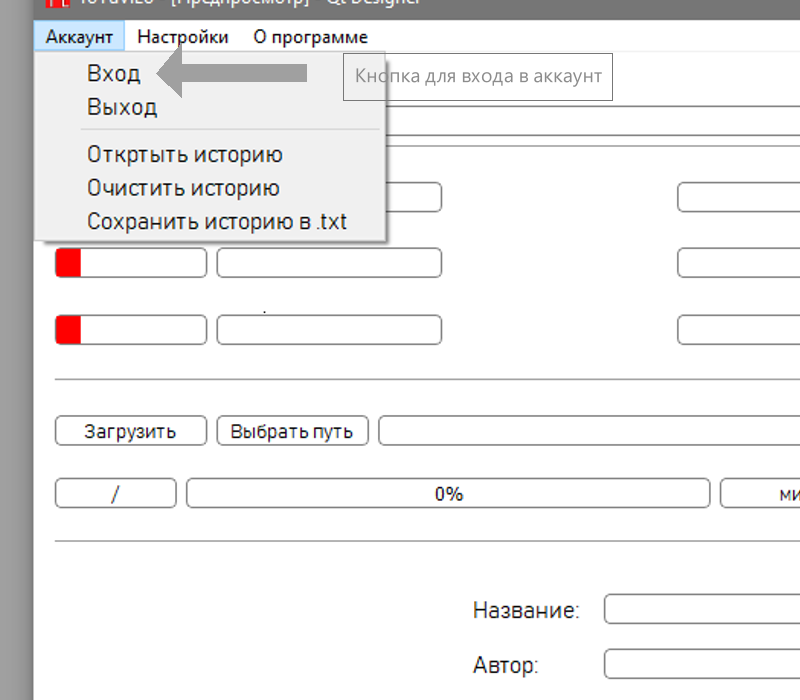
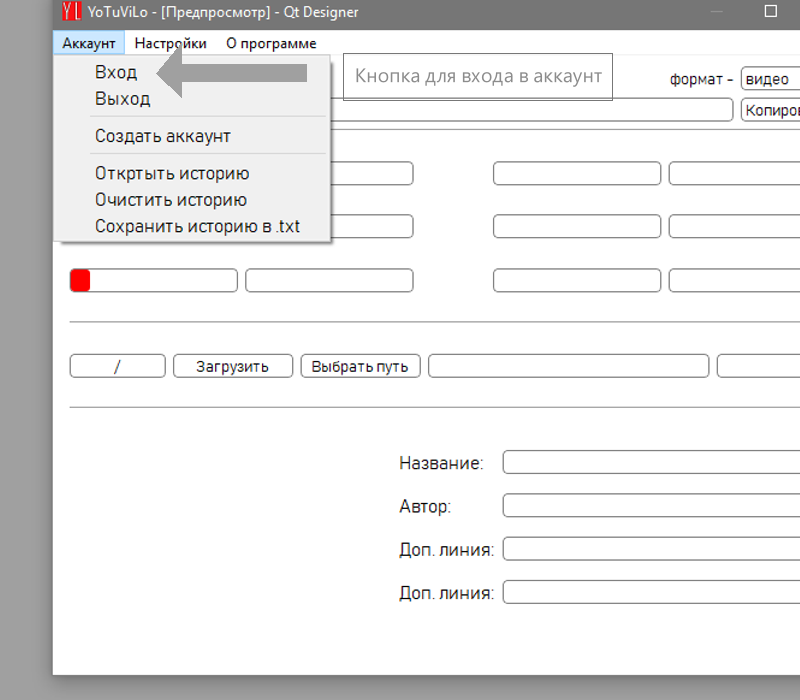
Revision of a layered w=800, h=700 image; what changed, layer by layer:
painted on "Обычный слой 1" over [113, 2, 369, 130]
added layer "Обычный слой 1 (вставлено)" (1st of 2) above "Обычный слой 1 (вставлено)" over [12, 0, 800, 700]
painted on "Обычный слой 1 (вставлено)" (2nd of 2) over [12, 0, 800, 700]
painted on "Фон" (1st of 3) over [12, 0, 800, 700]
